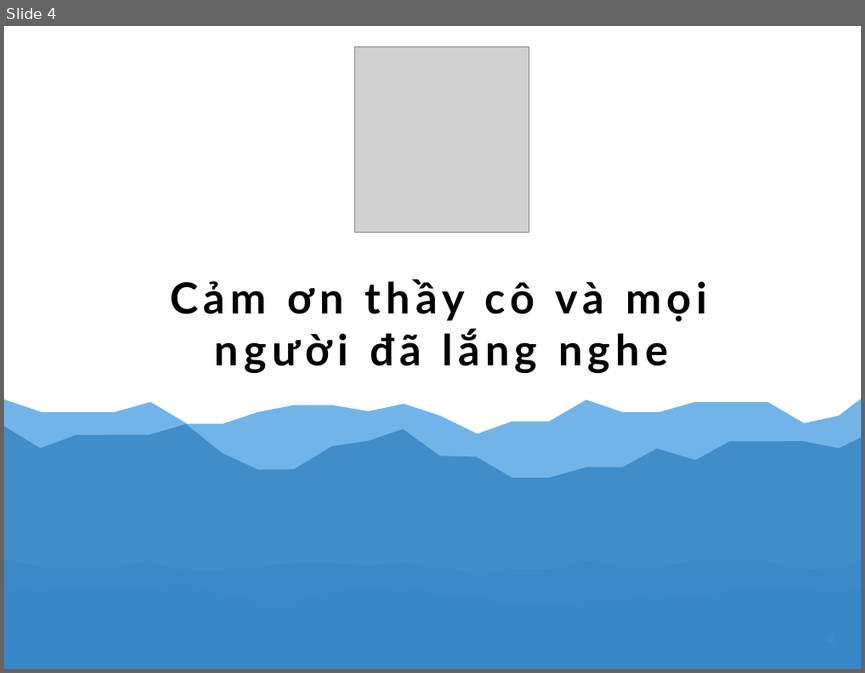
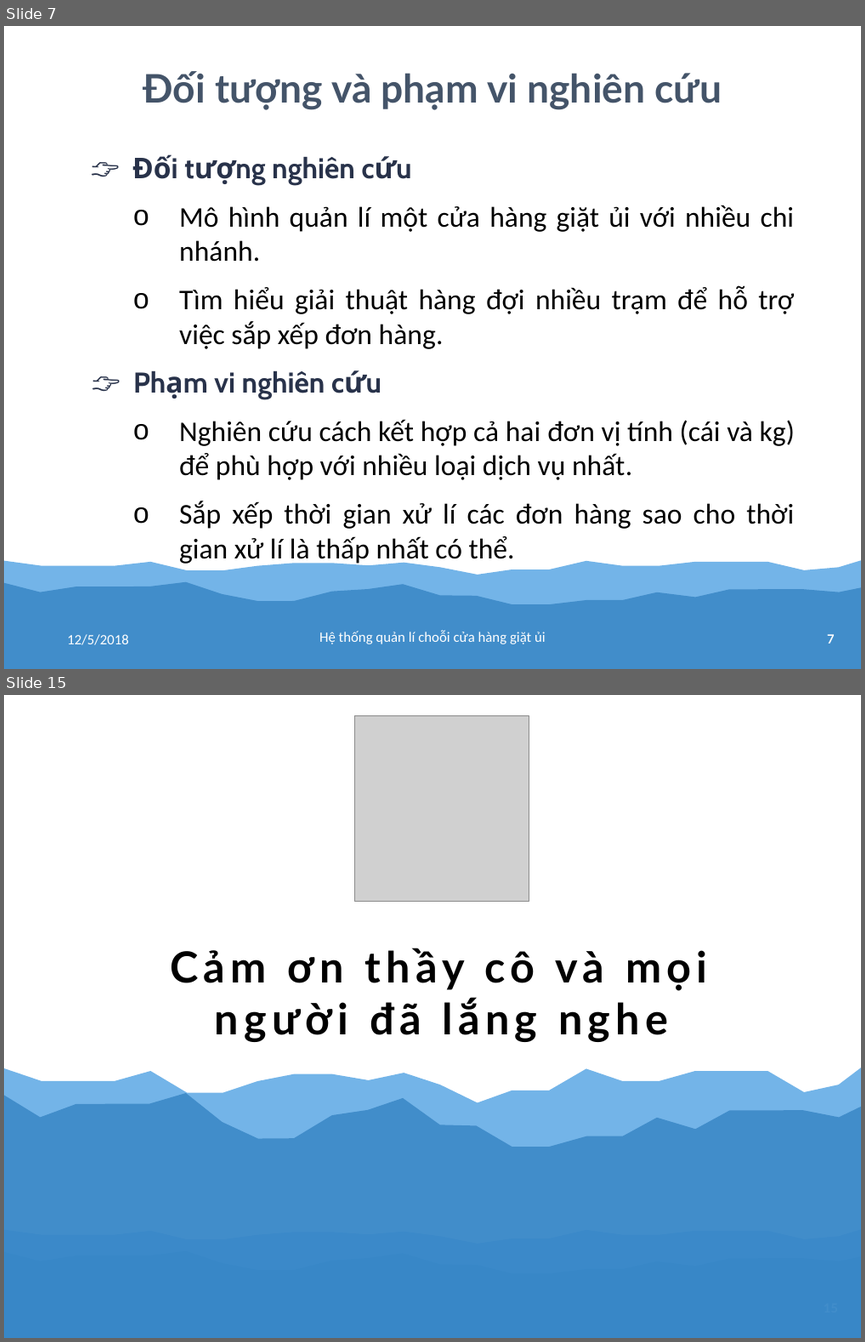
Before and after one commit to tranhoanghuan/Lu-n-v-n, a slide deck: baoCao/bao_cao.pptx. Shown one above the other, each under a label of ours: slide 4 before the commit, slides 7 and 15 after it; the slides between them are not shown. The pictures are 865x673 and 865x1342 pixels, drawn with LibreOffice and Linux fonts; fonts in the diff are those of the drawing; grey boxes stand for pictures. Boxes give left, top, right and bottom in pixels: in the first picture for what was removed or moved away, otherwise in the second. Text is boxed around its words. In the diff, an @@ line names an element or a change of style, - is before the commit and + after.

```diff
--- a/baoCao/bao_cao.pptx
+++ b/baoCao/bao_cao.pptx
@@ slide 7 added at <box>4,26,861,669</box>, background #FFFFFF; not listed: 2 template elements that a slide beside it also shows @@
@@ text added at <box>143,71,722,110</box>, 66 pt, text #445469, bold @@
+Đối tượng và phạm vi nghiên cứu
@@ text added at <box>179,157,794,565</box>, 48 pt, text #000000 @@
+      👉 Đối tượng nghiên cứu
+          o Mô hình quản lí một cửa hàng giặt ủi với nhiều chi nhánh.
+          o Tìm hiểu giải thuật hàng đợi nhiều trạm để hỗ trợ việc sắp xếp đơn hàng.
+      👉 Phạm vi nghiên cứu
+          o Nghiên cứu cách kết hợp cả hai đơn vị tính (cái và kg) để phù hợp với nhiều loại dịch vụ nhất.
+          o Sắp xếp thời gian xử lí các đơn hàng sao cho thời gian xử lí là thấp nhất có thể.
@@ text added at <box>67,634,129,645</box>, 24 pt, text #FFFFFF @@
+12/5/2018
@@ text added at <box>319,630,545,644</box>, 24 pt, text #FFFFFF @@
+Hệ thống quản lí choỗi cửa hàng giặt ủi
@@ page number added at <box>827,634,834,643</box>, 21 pt, text #FFFFFF, bold @@
+7
@@ what was slide 4 is now slide 15 @@
```
Also in this commit, not shown: 3 slides changed, 10 other slides added.
